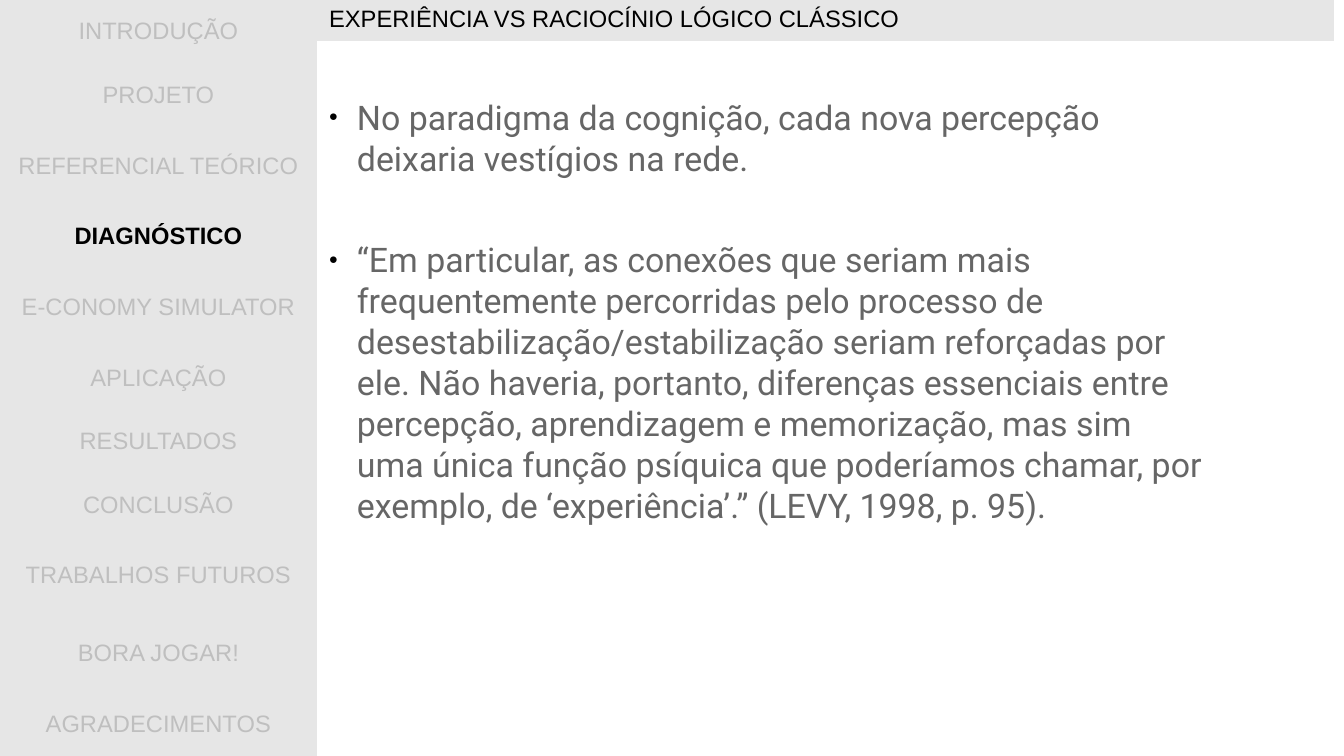
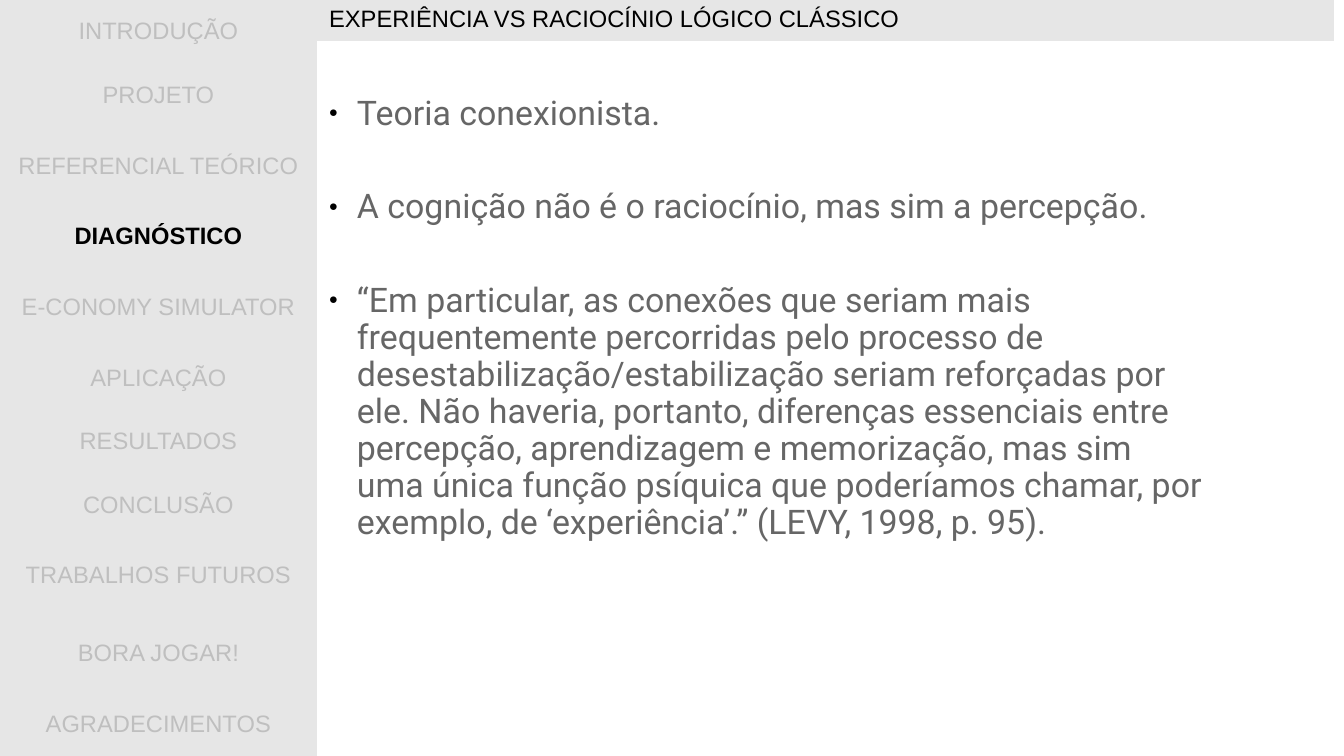
Before and after one commit to gwathsule/e-conomy-simulator, a slide deck: slide 14 of documentacao/apresentacao_tcc.ppt. Drawn at 1344x756 pixels with LibreOffice and Linux fonts; fonts in the diff are those of the drawing; background and template pictures are left out. Boxes give left, top, right and bottom in pixels: in the first picture for what was removed or moved away, otherwise in the second. Text is boxed around its words. In the diff, an @@ line names an element or a change of style, - is before the commit and + after.

```diff
--- a/documentacao/apresentacao_tcc.ppt
+++ b/documentacao/apresentacao_tcc.ppt
@@ text at (357,100,1147,226): text changed @@
-● No paradigma da cognição, cada nova percepção deixaria vestígios na rede.
+● Teoria conexionista.
+● A cognição não é o raciocínio, mas sim a percepção.
@@ text at (357,286,1202,542): line spacing 1.01 to 0.91 @@
```
Also in this commit, not shown: 1 other slide changed.
